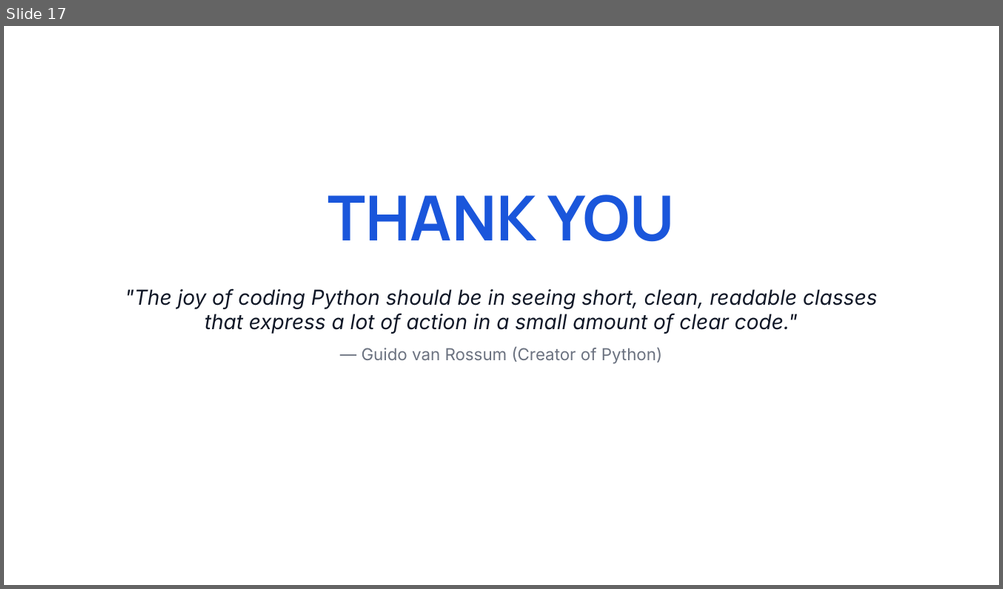
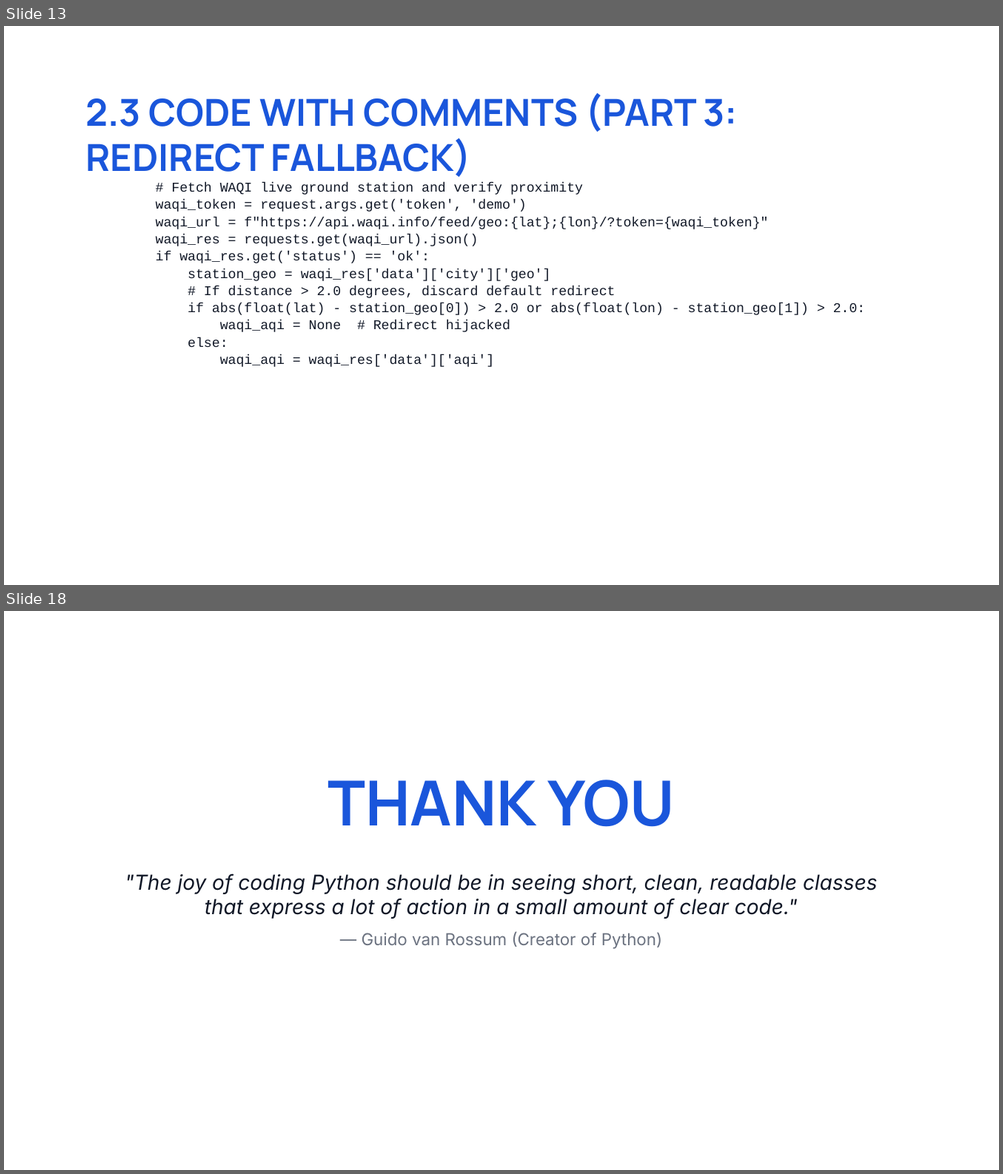
Before and after one commit to Shivaraj519/AeroQuest, a slide deck: AeroQuest_Presentation_Final.pptx. Shown one above the other, each under a label of ours: slide 17 before the commit, slides 13 and 18 after it; the slides between them are not shown. The pictures are 1003x589 and 1003x1174 pixels, drawn with LibreOffice and Linux fonts; fonts in the diff are those of the drawing. Boxes give left, top, right and bottom in pixels: in the first picture for what was removed or moved away, otherwise in the second. Text is boxed around its words. In the diff, an @@ line names an element or a change of style, - is before the commit and + after.

```diff
--- a/AeroQuest_Presentation_Final.pptx
+++ b/AeroQuest_Presentation_Final.pptx
@@ slide 13 added at [4,26,999,585], background #FFFFFF @@
@@ text added at [86,93,737,177], 36 pt, text #1A56DB, bold @@
+2.3 CODE WITH COMMENTS (PART 3: REDIRECT FALLBACK)
@@ text added at [156,183,865,367], 13 pt, text #111827 @@
+# Fetch WAQI live ground station and verify proximity
+waqi_token = request.args.get('token', 'demo')
+waqi_url = f"https://api.waqi.info/feed/geo:{lat};{lon}/?token={waqi_token}"
+waqi_res = requests.get(waqi_url).json()
+if waqi_res.get('status') == 'ok':
+station_geo = waqi_res['data']['city']['geo']
+# If distance > 2.0 degrees, discard default redirect
+if abs(float(lat) - station_geo[0]) > 2.0 or abs(float(lon) - station_geo[1]) > 2.0:
+waqi_aqi = None # Redirect hijacked
+else:
+waqi_aqi = waqi_res['data']['aqi']
@@ what was slide 17 is now slide 18 @@
```
Also in this commit, not shown: 5 slides changed, 11 other slides added, 11 slides removed, 1 other file.
